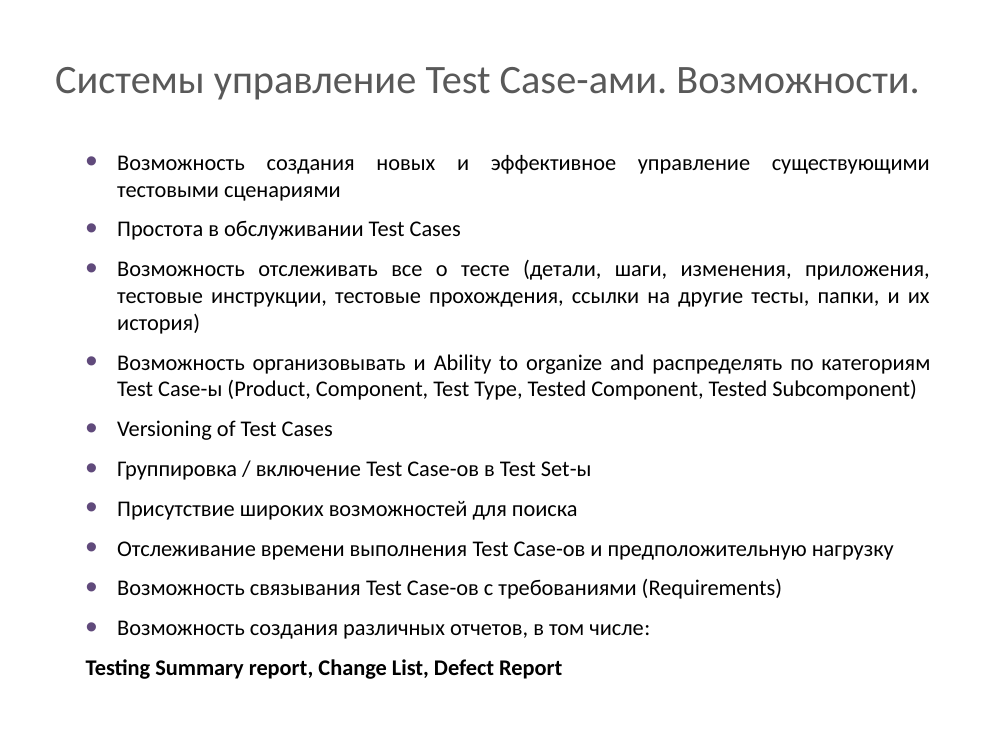
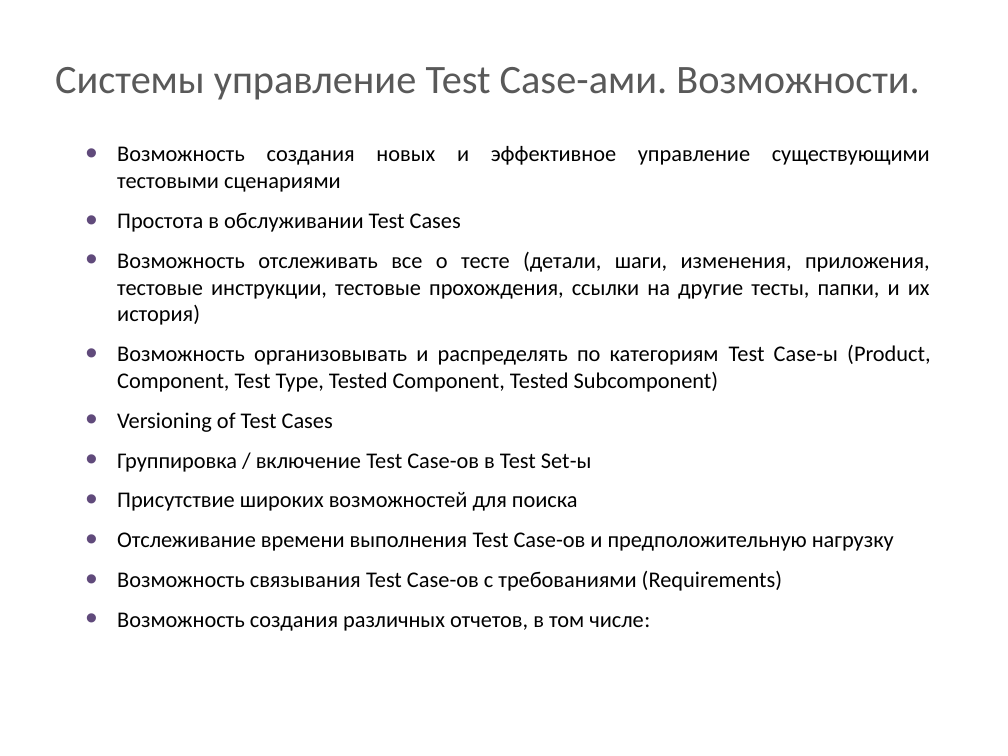
Before and after one commit to BigRacer/swtesting, a slide deck: slide 24 of 5.Test Cases/Artifacts of testing.pptx. Drawn at 1008x756 pixels with LibreOffice and Linux fonts; fonts in the diff are those of the drawing; background and template pictures are left out. Boxes give left, top, right and bottom in pixels: in the first picture for what was removed or moved away, otherwise in the second. Text is boxed around its words. In the diff, an @@ line names an element or a change of style, - is before the commit and + after.

```diff
--- a/5.Test Cases/Artifacts of testing.pptx
+++ b/5.Test Cases/Artifacts of testing.pptx
@@ text "Возможность создания новых и эффективное ..." moved from (x1=86, y1=155, x2=930, y2=679) to (x1=117, y1=146, x2=930, y2=631) @@
@@ text at (x1=117, y1=345, x2=930, y2=392): text changed @@
-  • Возможность организовывать и Ability to organize and распределять по категориям Test Case-ы (Product, Component, Test Type, Tested Component, Tested Subcomponent)
+  • Возможность организовывать и распределять по категориям Test Case-ы (Product, Component, Test Type, Tested Component, Tested Subcomponent)
@@ text at (x1=86, y1=659, x2=562, y2=679): paragraph removed @@
-  Testing Summary report, Change List, Defect Report
```
Also in this commit, not shown: 1 other slide changed.
